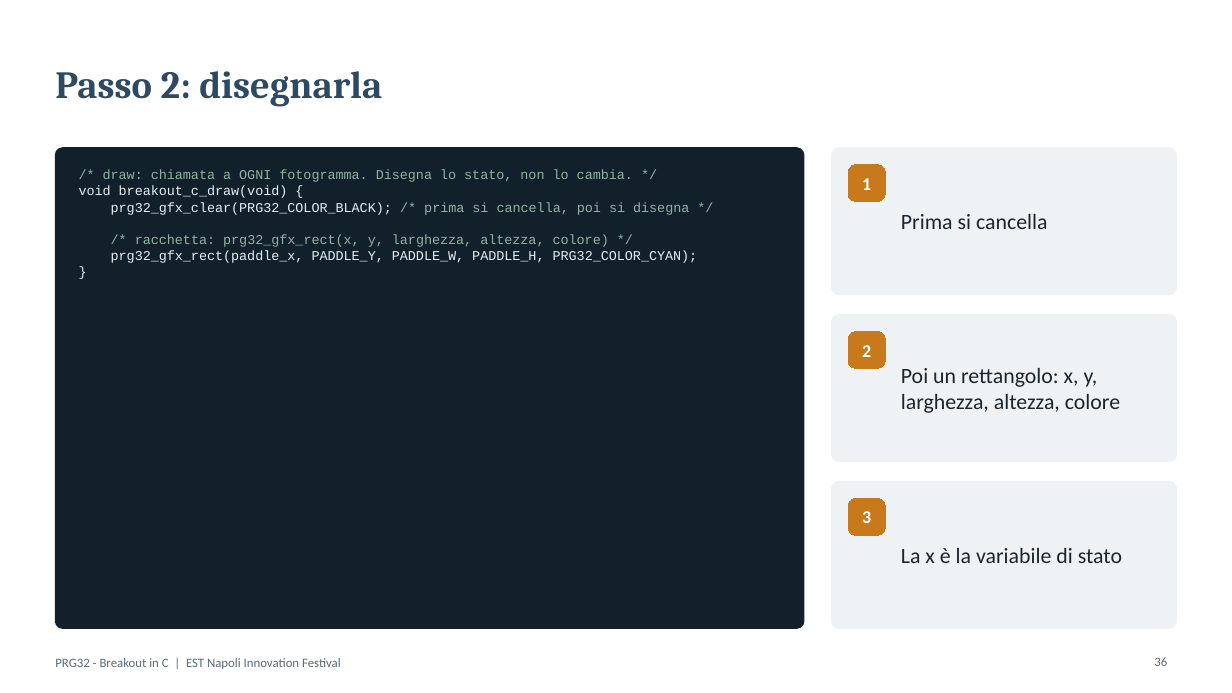
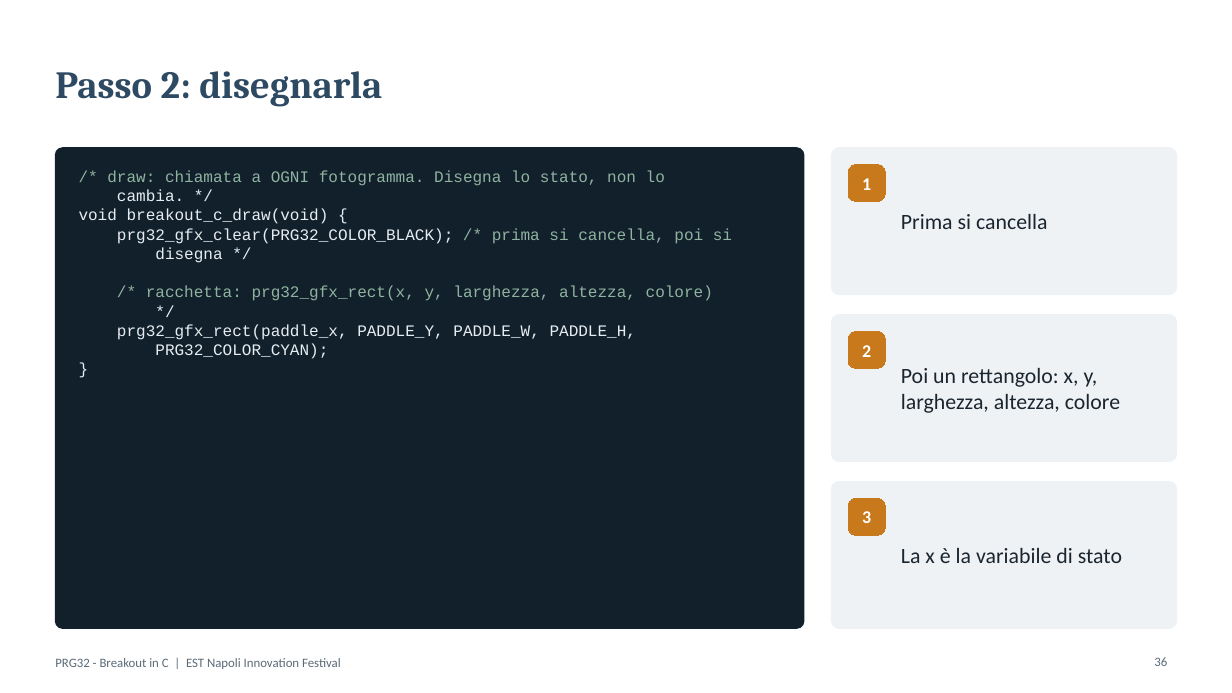
Before and after one commit to riscv-prg32/Playing-with-RISC-V_PRG32_textbook, a slide deck: slide 36 of workshops/EST-Napoli_Innovation_Festival/PRG32_Breakout_C.pptx. Drawn at 1232x693 pixels with LibreOffice and Linux fonts; fonts in the diff are those of the drawing. Boxes give left, top, right and bottom in pixels: in the first picture for what was removed or moved away, otherwise in the second. Text is boxed around its words. In the diff, an @@ line names an element or a change of style, - is before the commit and + after.

```diff
--- a/workshops/EST-Napoli_Innovation_Festival/PRG32_Breakout_C.pptx
+++ b/workshops/EST-Napoli_Innovation_Festival/PRG32_Breakout_C.pptx
@@ text at [107, 170, 665, 201]: text changed; size 10.5 to 12.5 pt @@
-/* draw: chiamata a OGNI fotogramma. Disegna lo stato, non lo cambia. */
+/* draw: chiamata a OGNI fotogramma. Disegna lo stato, non lo
+cambia. */
@@ text at [79, 208, 329, 224]: size 10.5 to 12.5 pt in "void breakout_c_draw(void) {", "}" @@
@@ text at [117, 228, 732, 359]: text changed; size 10.5 to 12.5 pt @@
-prg32_gfx_clear(PRG32_COLOR_BLACK); /* prima si cancella, poi si disegna */
-/* racchetta: prg32_gfx_rect(x, y, larghezza, altezza, colore) */
-prg32_gfx_rect(paddle_x, PADDLE_Y, PADDLE_W, PADDLE_H, PRG32_COLOR_CYAN);
+prg32_gfx_clear(PRG32_COLOR_BLACK); /* prima si cancella, poi si
+disegna */
+/* racchetta: prg32_gfx_rect(x, y, larghezza, altezza, colore)
+*/
+prg32_gfx_rect(paddle_x, PADDLE_Y, PADDLE_W, PADDLE_H,
+PRG32_COLOR_CYAN);
```
Also in this commit, not shown: 8 other slides changed, 43 other files.
